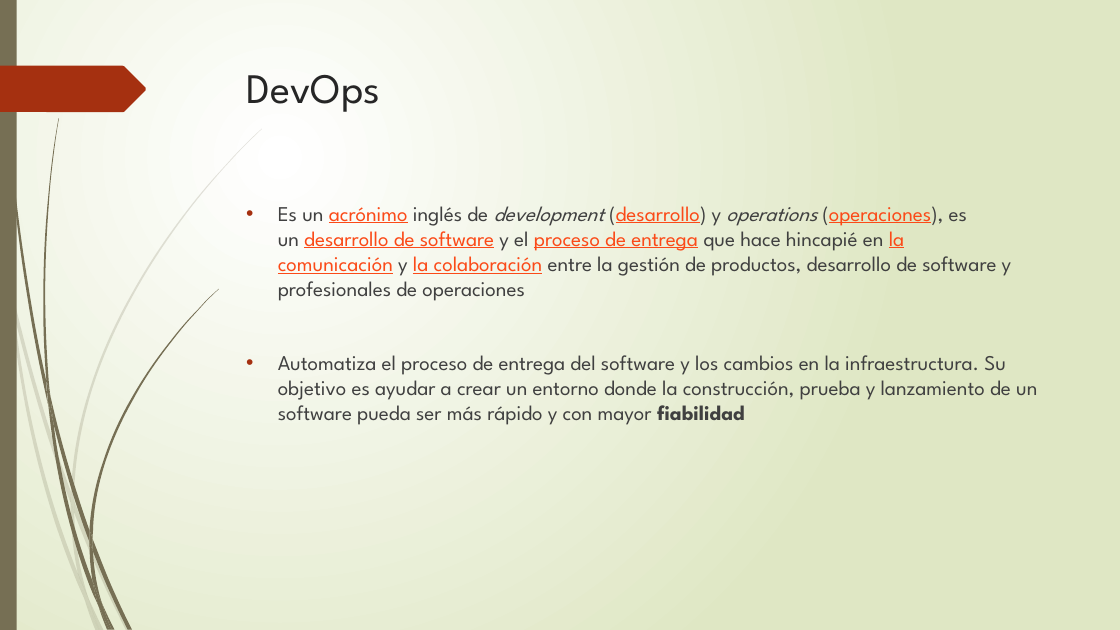
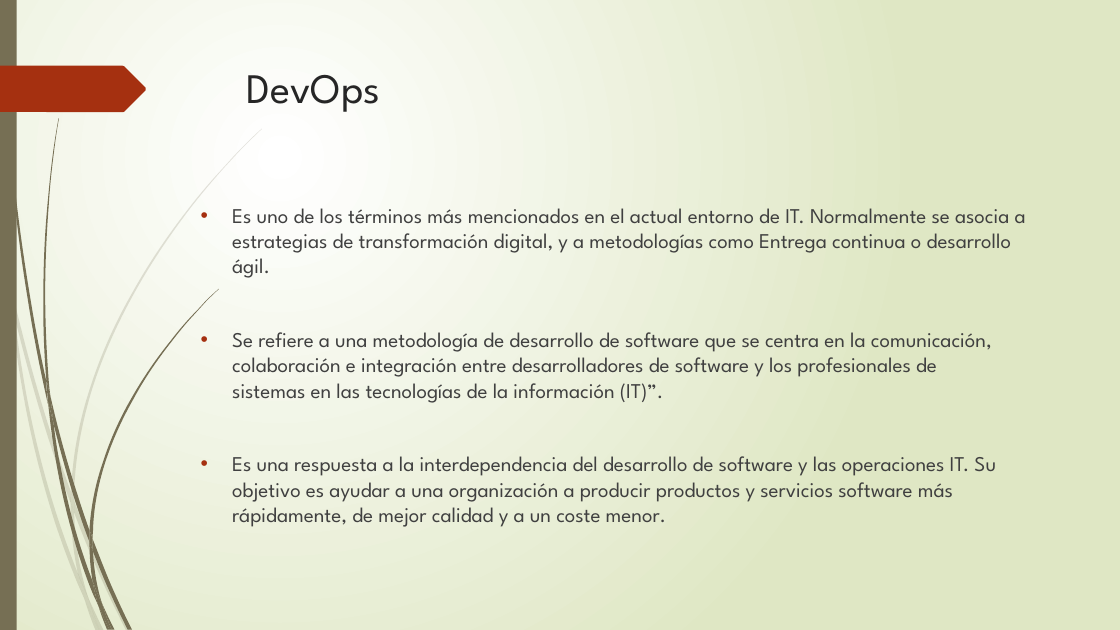
Before and after one commit to mickyys/ppt, a slide deck: slide 14 of Frontend.pptx (slide 15 before the commit). Drawn at 1120x630 pixels with LibreOffice and Linux fonts; fonts in the diff are those of the drawing. Boxes give left, top, right and bottom in pixels: in the first picture for what was removed or moved away, otherwise in the second. Text is boxed around its words. In the diff, an @@ line names an element or a change of style, - is before the commit and + after.

Commit message:
actualizacion devops

```diff
--- a/Frontend.pptx
+++ b/Frontend.pptx
@@ text at box(232, 208, 1026, 527): text changed @@
-• Es un acrónimo inglés de development (desarrollo) y operations (operaciones), es un desarrollo de software y el proceso de entrega que hace hincapié en la comunicación y la colaboración entre la gestión de productos, desarrollo de software y profesionales de operaciones
-• Automatiza el proceso de entrega del software y los cambios en la infraestructura. Su objetivo es ayudar a crear un entorno donde la construcción, prueba y lanzamiento de un software pueda ser más rápido y con mayor fiabilidad
+• Es uno de los términos más mencionados en el actual entorno de IT. Normalmente se asocia a estrategias de transformación digital, y a metodologías como Entrega continua o desarrollo ágil.
+• Se refiere a una metodología de desarrollo de software que se centra en la comunicación, colaboración e integración entre desarrolladores de software y los profesionales de sistemas en las tecnologías de la información (IT)”.
+• Es una respuesta a la interdependencia del desarrollo de software y las operaciones IT. Su objetivo es ayudar a una organización a producir productos y servicios software más rápidamente, de mejor calidad y a un coste menor.
```
Also in this commit, not shown: 8 other slides changed, 5 slides added, 3 slides removed.
